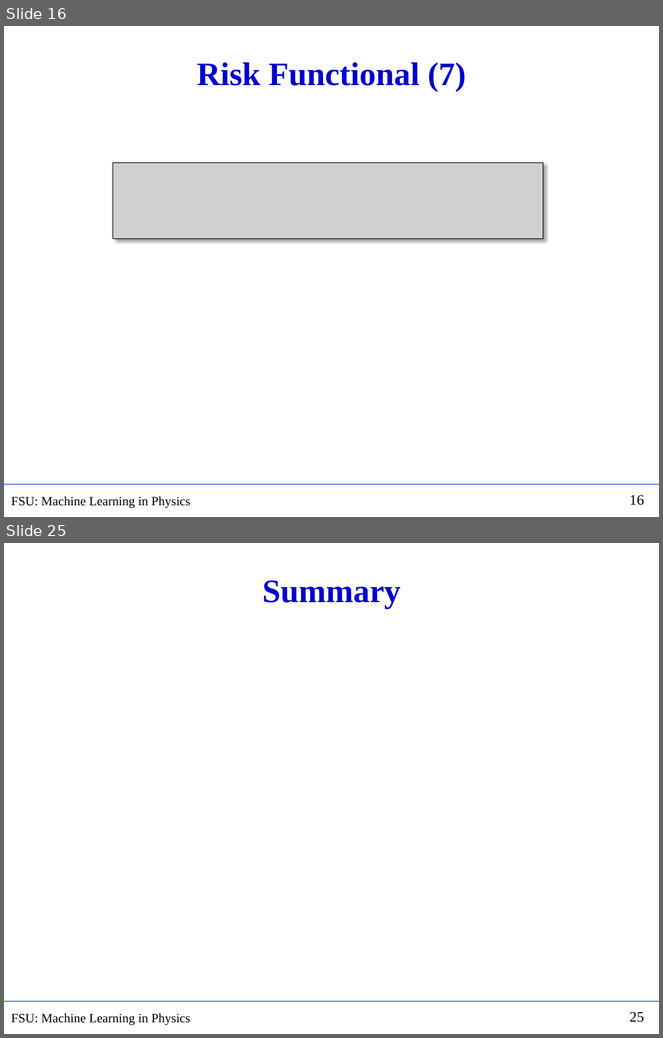
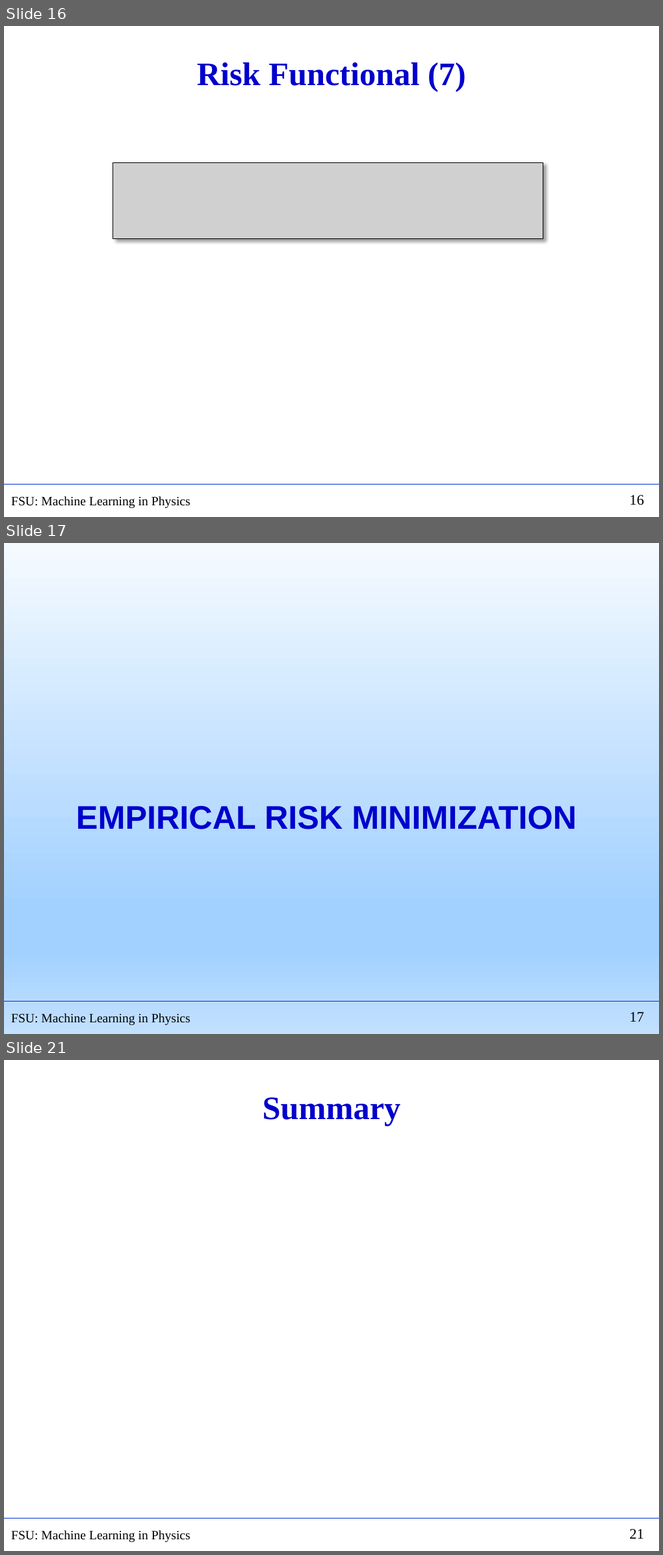
Before and after one commit to hbprosper/mlinphysics, a slide deck: Lectures/01.Foundations/Lecture02.pptx. Shown one above the other, each under a label of ours: slides 16 and 25 before the commit, slides 16, 17 and 21 after it; the slides between them are not shown. The pictures are 663x1038 and 663x1555 pixels, drawn with LibreOffice and Linux fonts; fonts in the diff are those of the drawing; grey boxes stand for pictures. Boxes give left, top, right and bottom in pixels: in the first picture for what was removed or moved away, otherwise in the second. Text is boxed around its words. In the diff, an @@ line names an element or a change of style, - is before the commit and + after.

```diff
--- a/Lectures/01.Foundations/Lecture02.pptx
+++ b/Lectures/01.Foundations/Lecture02.pptx
@@ slide 17 added at (4,543,659,1034), background gradient #F5FAFF to #A3D1FF to #C2E0FF; not listed: 3 template elements that a slide beside it also shows @@
@@ title added at (76,806,577,830), 36 pt, text #0000CC, bold @@
+EMPIRICAL RISK MINIMIZATION
@@ what was slide 25 is now slide 21 @@
@@ page number at (630,1529,644,1539): text changed @@
-25
+21
```
Also in this commit, not shown: 2 slides changed, 3 other slides added, 8 slides removed, 5 other files.
